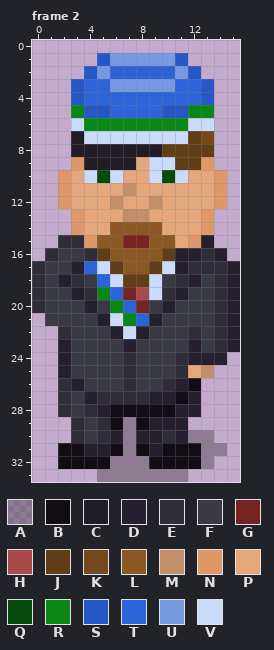
Edited in one commit: pixel-art file (art/cfe-ksv-otto.aseprite). Above, as it was before the edit.
16x34 pixels, 3 frames. Shown: frame 2. The commit also changed other frames, which this record leaves out.
Visible layers, top first: "Layer 1", "shadow" opacity 27%.
Palette (. is transparent): A #00000046  B #120d15  C #221c26  D #26202e  E #2f2d38  F #393a44  G #762323  H #a84a4a  J #613e18  K #744a1c  L #8a5822  M #c28f6b  N #df9968  P #e3a77b  Q #054c0c  R #098717  S #2658c5  T #2d63d8  U #7799e2  V #cbdbfc
Pixels before, frame 2, first column x 0:
 1 .....SUUUUUS....
 2 ....SUTTTTTUS...
 3 ...STTUUUUUTTS..
 4 ...STTTTTTTTTS..
 5 ...RSSTTTTSSRR..
 6 ...VRRRRRRRRVV..
 7 ...CVVVVVVVVJK..
 8 ...CCCCCCCJJJJ..
 9 ...NCCCCPVVJJN..
10 ..NPVQVPPVQVPPN.
11 ..NPPPPMPPPPPPN.
12 ..NPPPMPPMPPPPN.
13 ...NPPPMMPPPPN..
14 ...NPPLLLLPPPN..
15 ..EENLLGGLLPND..
16 .EFFEJLLLLJDDED.
17 EFFDTVJLLJVDEEED
18 EFDEFTVJJVFEDFED
19 EFFDERTGHVEDFFED
20 EFFFDFRTGFDFFFED
21 .FFFFDVRTDFFFFED
22 ..EFFFDVDFFFEFED
23 ..DFFFFDFFFFDFED
24 ..DFFFFEFFFEDDD.
25 ..DFFFFEFFFEPM..
26 ..EDFFFEFFEDB...
27 ..EFDEEEEDDBD...
28 ..EFEDBBBBBDD...
29 ...EFEBABDDD....
30 ...EFEDADDEDAA..
31 ..BBDDBABDBBBAA.
32 ..BBBBAAABBBBA..
33 .....AAAAAAA....
New version:
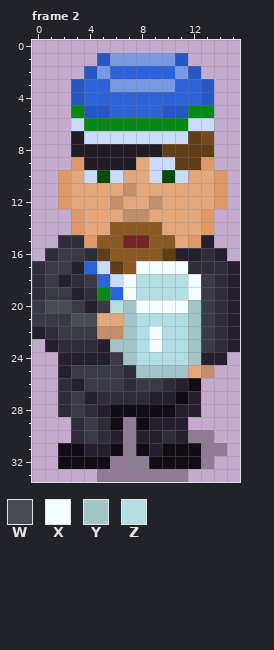
Colours new in this view: W #4a4c54  X #f5fefe  Y #a3c4c7  Z #b0dee3
Change:
layer "kann" now shown
layer "kasi" now shown
Changed rows in their new state; - is an unchanged pixel.
Frame 2, layers "kasi", "kann":
first column x 0:
17 --------XXXX-
18 -------XZZZZX
19 -------XZZZZX
20 FWW---ZYXXXXY
21 F--WWPPYZZZZY
22 DEF--MMYZXZZY
23 -DEEEDYYZXZZY
24 ---DDD-YZZZZY
25 --------YYYY-
Changed places in both pictures, as pixel boxes (x1, y1, x2, y2):
changed: (32, 261, 201, 378)
